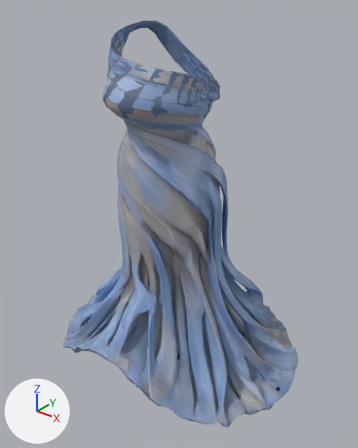
Renders of the glTF model dist/assets/models/moonlight.glb from each side of a commit.
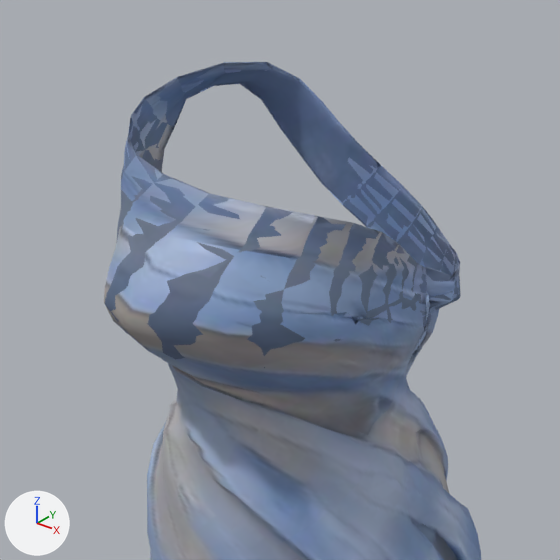
Each version appears first whole from a camera (50 mm lens) standing at (2.16, -2.65, 2.96) and looking at (0.03, 0.0, 1.32), and next in a close-up on the part from 19% to 71% of the width and 0% to 41% of the height. Every picture has the same lights, and +X, +Y and +Z are marked at lower left. The older version's two pictures come first. Vertices at exactly the same position are counted once.

Objects in the first close-up: 'Outfit_moonlight'.
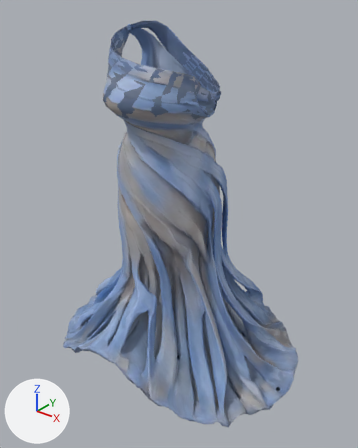
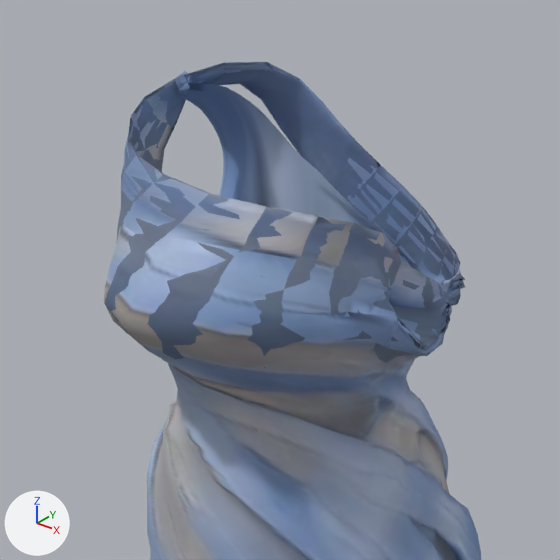
The change, as a list of edits to the scene's bpy script:
```text
Change me_model_073:
    used by ob_outfit_moonlight; location = (0.0, 0.0, 0.0)
    remove me_model_073.from_pydata(...)  # 18881 vertices, 38140 faces; spans x -1.05..1.04, y -0.84..0.94, z 0.16..2.73
    add me_model_073.from_pydata(...)  # 21723 vertices, 43516 faces; spans x -1.05..1.04, y -0.84..0.94, z 0.16..2.73
    me_model_073 part 1: a new loose piece of 1421 vertices spanning x -0.37..0.15, y -0.11..0.21, z 2.25..2.72, in mat_moonlight_primary
    me_model_073 part 2: 227 vertices moved from x -0.39..0.38, y -0.26..0.02, z 2.17..2.43 to x -0.41..0.4, y -0.27..0.05, z 2.18..2.43; 4 vertices removed from x -0.32..0.34, y -0.19..-0.01, z 2.34..2.43; 1425 vertices added at x -0.37..0.36, y -0.25..0.22, z 2.25..2.72
```

Where the change shows, as pixel boxes (x1, y1, x2, y2) in the close-ups (560 x 560 px):
part 1 of me_model_073, added (blue): after (174, 71, 419, 271)
part 2 of me_model_073, built on: before (317, 232, 461, 384); after (185, 71, 465, 384)
